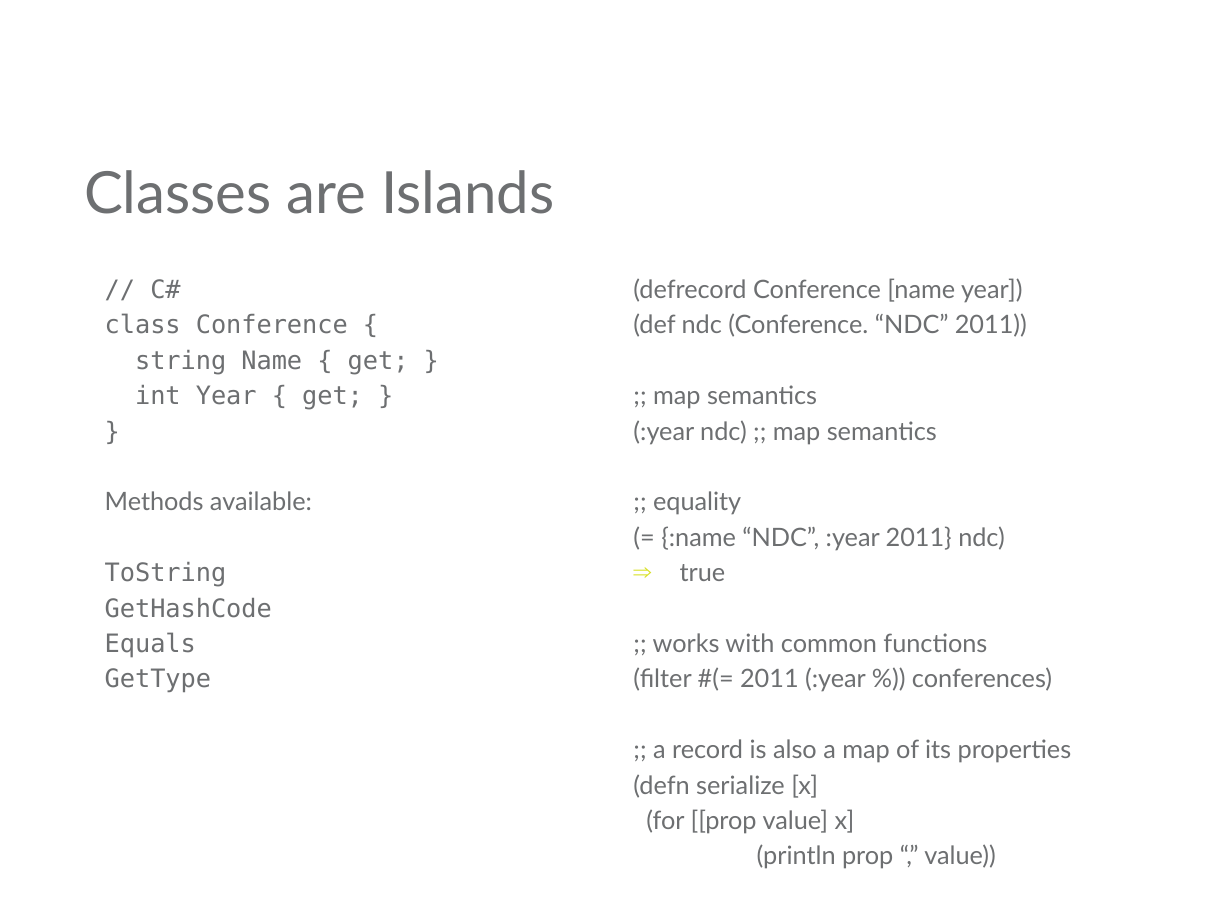
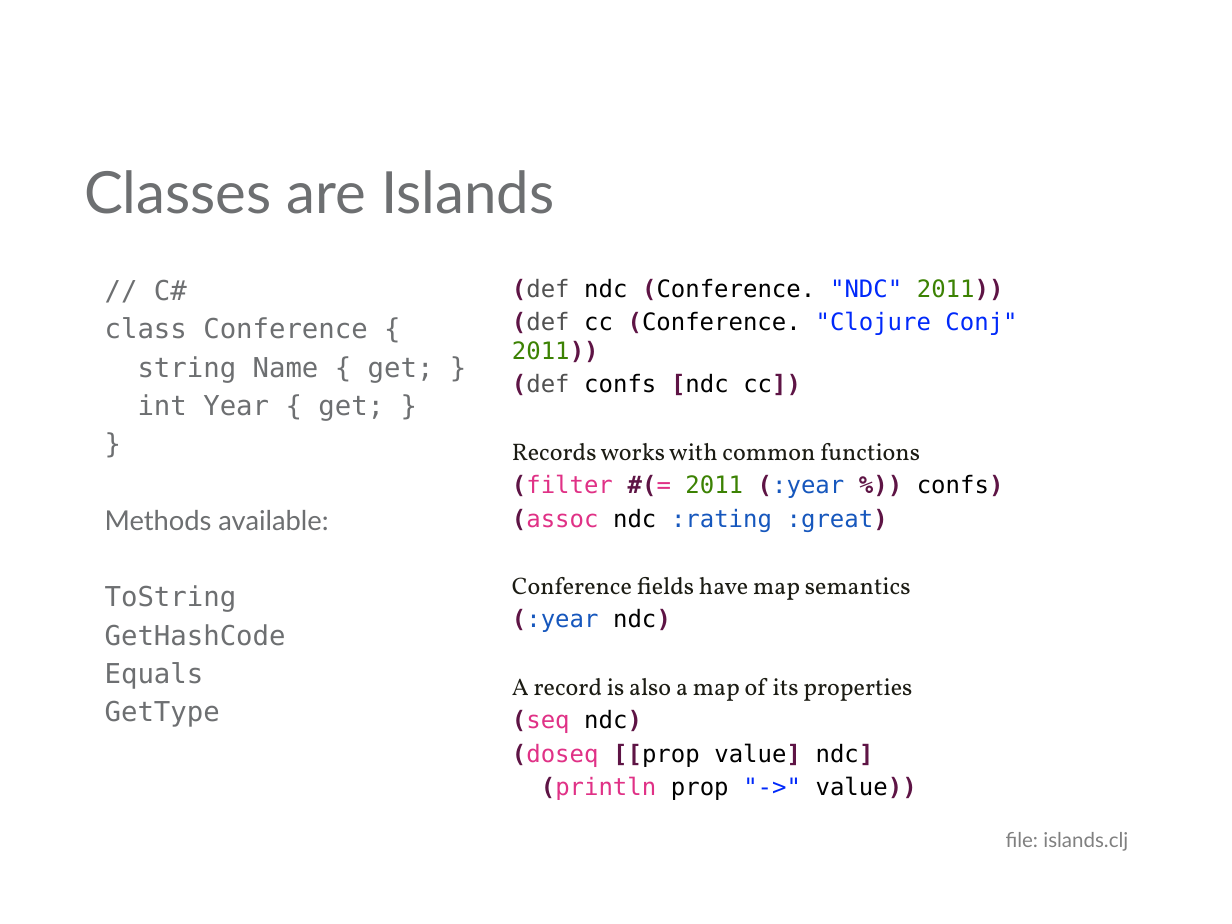
Before and after one commit to mjul/top-10-clojure-ndc-2011, a slide deck: slide 24 of Top Things to Learn From Clojure.pptx. Drawn at 1232x924 pixels with LibreOffice and Linux fonts; fonts in the diff are those of the drawing; background and template pictures are left out. Boxes give left, top, right and bottom in pixels: in the first picture for what was removed or moved away, otherwise in the second. Text is boxed around its words. In the diff, an @@ line names an element or a change of style, - is before the commit and + after.

```diff
--- a/Top Things to Learn From Clojure.pptx
+++ b/Top Things to Learn From Clojure.pptx
@@ text "// C#" at [105,279,434,727]: size 14.8 to 16 pt @@
@@ text at [512,278,1017,800]: text changed; size 14.8 to 14 pt; font Lato to DejaVu Sans Mono; text colour #6D6F71 to #1C1C14 @@
-(defrecord Conference [name year])
-(def ndc (Conference. “NDC” 2011))
-;; map semantics
-(:year ndc) ;; map semantics
-;; equality
-(= {:name “NDC”, :year 2011} ndc)
-⇒ true
-;; works with common functions
-(filter #(= 2011 (:year %)) conferences)
-;; a record is also a map of its properties
-(defn serialize [x]
-(for [[prop value] x]
-(println prop “,” value))
+(def ndc (Conference. "NDC" 2011))
+(def cc (Conference. "Clojure Conj" 2011))
+(def confs [ndc cc])
+Records works with common functions
+(filter #(= 2011 (:year %)) confs)
+(assoc ndc :rating :great)
+Conference fields have map semantics
+(:year ndc)
+A record is also a map of its properties
+(seq ndc)
+(doseq [[prop value] ndc]
+(println prop "->" value))
@@ text added at [1006,832,1128,851], 12 pt, text #808080 @@
+file: islands.clj
```
Also in this commit, not shown: 2 other slides changed, 1 slide added, 4 other files.
